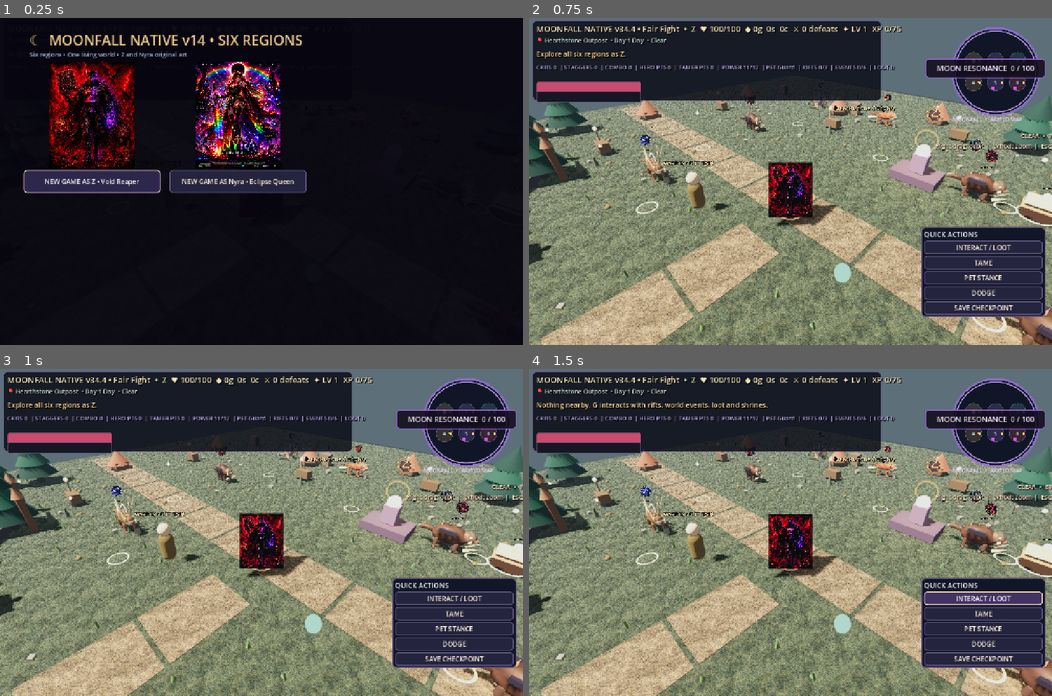
Above: before the commit, frames 1-4 (two rows, left to right).
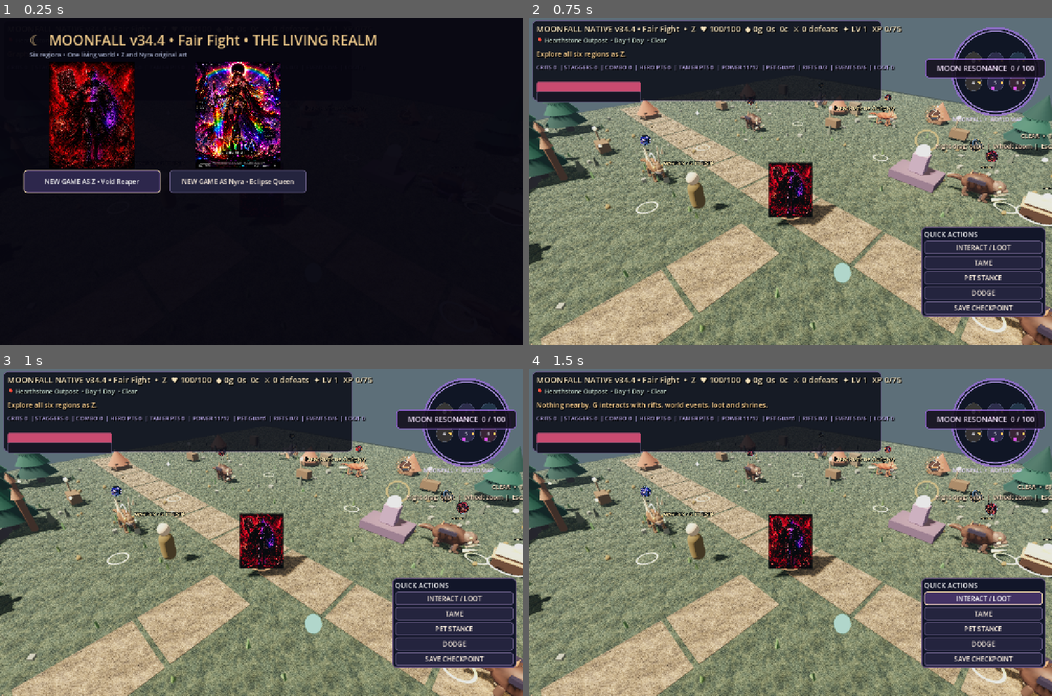
Above: after the commit, the same moments.

Repository: ericgantor-cyber/Moonfall
Game: Godot game, scene res://scenes/main.tscn
Two runs of this game, one before a commit and one after it. Both use one fixed random seed, a clock stepped at 60 frames per second and the inputs below.
Inputs:
- Up to frame 1 (0.25 s): no input
- Up to frame 2 (0.75 s): click "NEW GAME AS Z • Void Reaper" at 0.5 s
- Up to frame 3 (1 s): no input
- Up to frame 4 (1.5 s): click "INTERACT / LOOT" at 1.25 s

The runs differ from the first frame. In frame 1, 1.0% of the frame differs, in the area x 24-72%, y 5-10%; in frame 2, nothing differs; in frame 3, nothing differs; in frame 4, nothing differs.

Commit message:
Use current Moonfall release label in hero-select title instead of hard-coded v38.0

Diff:
--- a/native/godot-v38_1/scripts/native_v38_0.gd
+++ b/native/godot-v38_1/scripts/native_v38_0.gd
@@ -15,10 +15,13 @@
 func _build_ui()->void:
  super._build_ui()
  if not is_instance_valid(start_screen):return
+ # Always show the active project release, not a legacy v37/v38 hard-coded name.
+ var release:String=str(_release_label())
  for node in start_screen.find_children("*","Label",true,false):
   var title:Label=node as Label
-  if is_instance_valid(title) and "MOONFALL v37.7" in title.text:
-   title.text="☾  MOONFALL v38.0 • THE LIVING REALM"
+  if is_instance_valid(title) and "MOONFALL" in title.text.to_upper():
+   title.text="☾  MOONFALL "+release+" • THE LIVING REALM"
+   break
 
 func _v380_build_status_panel()->void:
  var layer:CanvasLayer=get_node_or_null("NativeAtlasUI") as CanvasLayer
